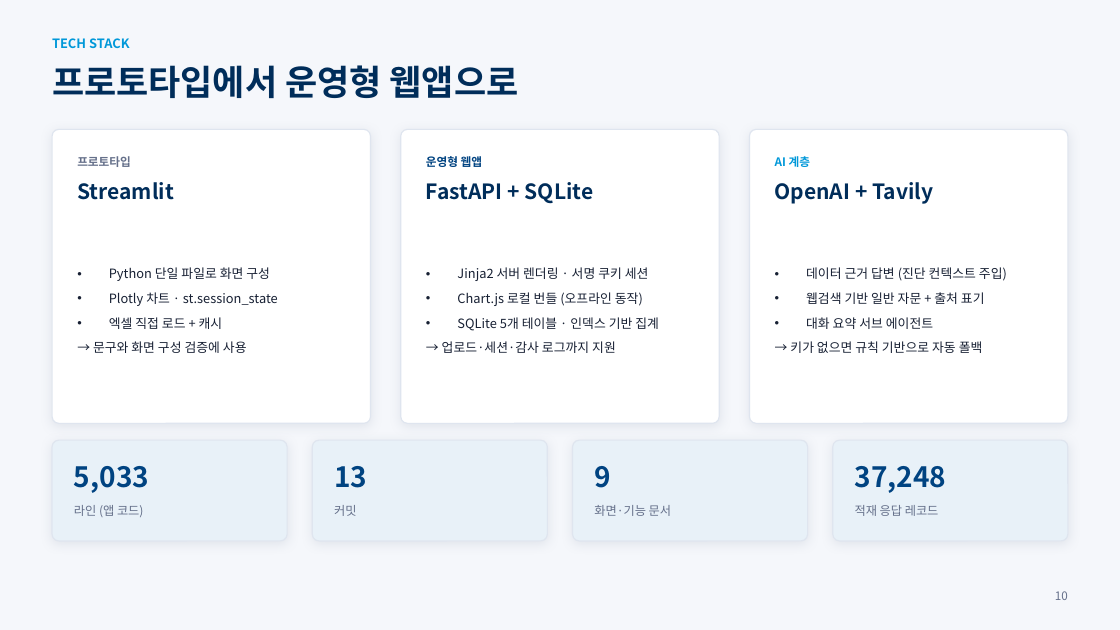
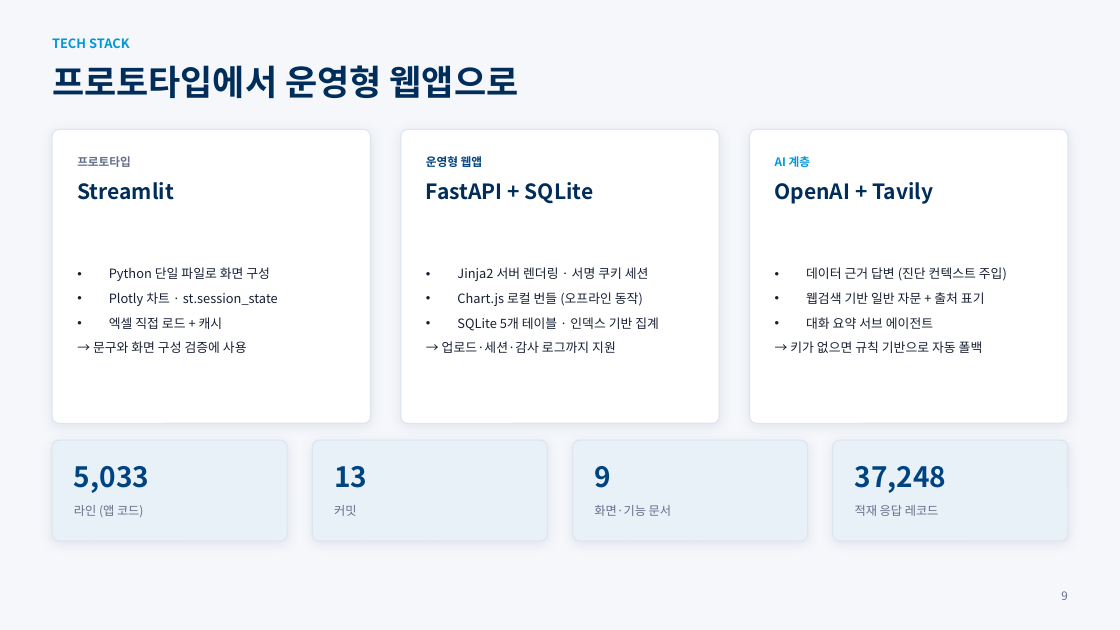
Before and after one commit to frypanegg/AI_PJT, a slide deck: slide 10 of Org_health_diag/docs/2026_조직건강도_AI_Agent_수행결과.pptx (slide 11 before the commit). Drawn at 1120x630 pixels with LibreOffice and Linux fonts; fonts in the diff are those of the drawing. Boxes give left, top, right and bottom in pixels: in the first picture for what was removed or moved away, otherwise in the second. Text is boxed around its words. In the diff, an @@ line names an element or a change of style, - is before the commit and + after.

```diff
--- a/Org_health_diag/docs/2026_조직건강도_AI_Agent_수행결과.pptx
+++ b/Org_health_diag/docs/2026_조직건강도_AI_Agent_수행결과.pptx
@@ text at [1061, 591, 1067, 600]: text changed @@
-10
+9
```
Also in this commit, not shown: 2 other slides changed, 1 slide removed.
